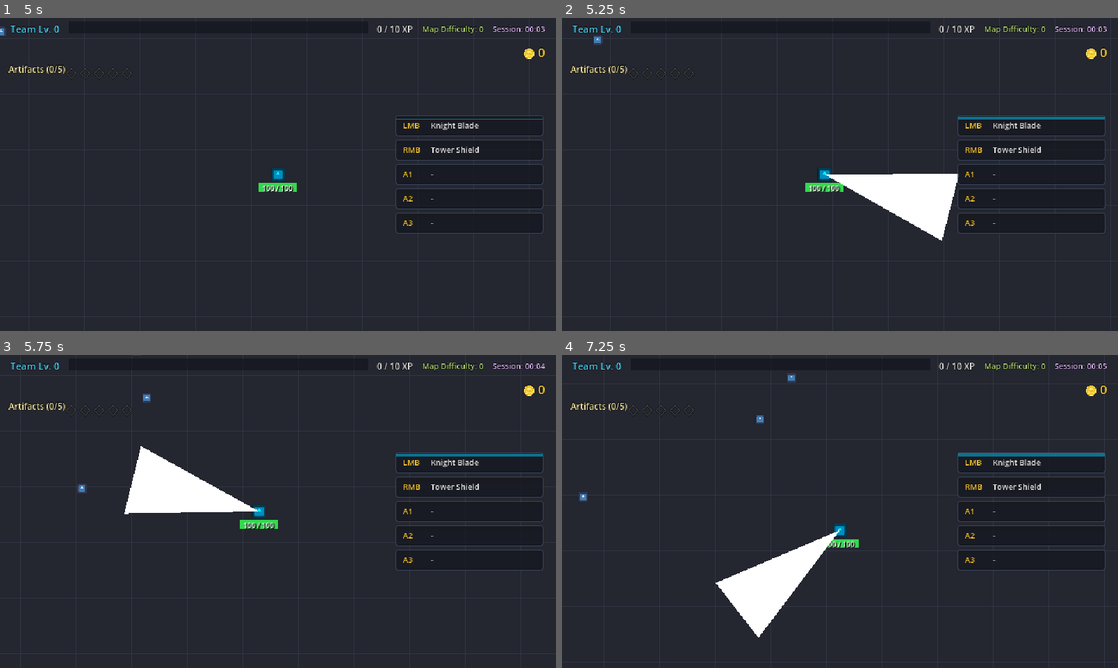
Above: before the commit, frames 1-4 (two rows, left to right).
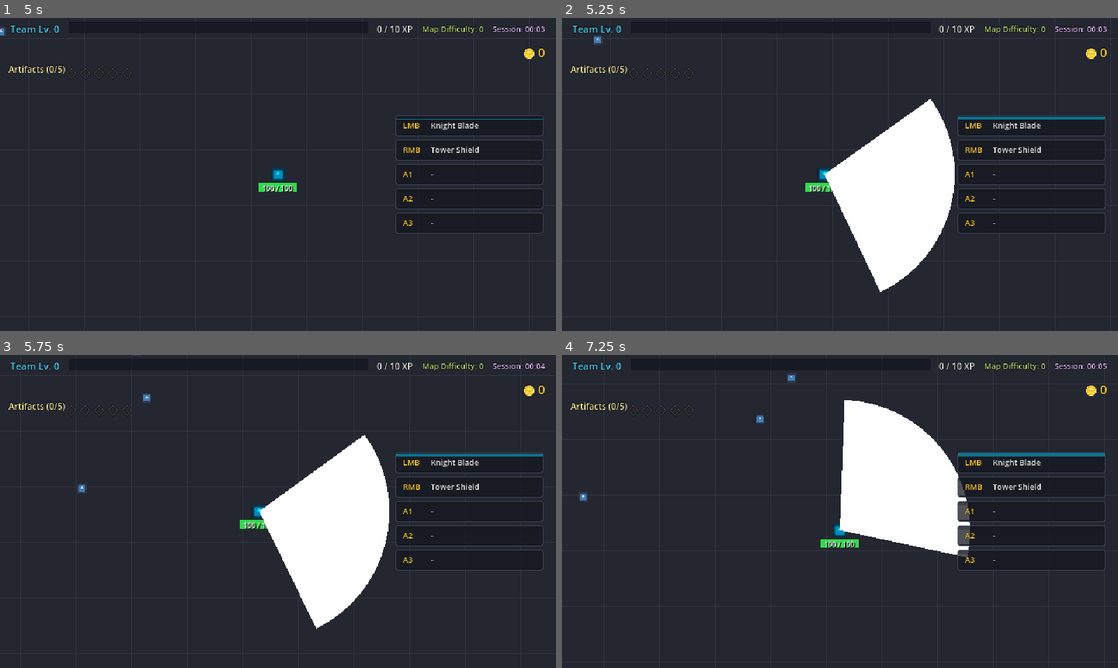
Above: after the commit, the same moments.

Repository: ZiMoar/BKubaj_Godot_Game
Game: Godot game, scene res://src/ui/main_menu.tscn
Same seed, same stepped clock (60 frames per second), same inputs: the game is played once before the commit and once after it. The engine's default icon, where the game draws it, is replaced by a stand-in: a white triangle on a blue panel in a dark square.
Inputs (mouse positions are in pixels of both pictures, inside the frame that each line leads up to):
- Up to frame 1 (5 s): click "PLAY" at 0.5 s; click "Knight Broad combo slashes th…" at 1.25 s; tap Enter (ui_accept) at 2, 2.27, 2.57 s; move the mouse to (400, 158) at 2.02 s; press the mouse at (400, 158) at 2.03 s; hold D (move_right) 2.03-2.75 s; release the mouse at (400, 158) at 2.75 s; drag from (166, 190) to (300, 174) at 2.77 s; move the mouse to (333, 105) at 3.52 s; press the mouse at (333, 105) at 3.53 s; hold D (move_right) 3.53-4.25 s; release the mouse at (333, 105) at 4.25 s; drag from (250, 237) to (111, 127) at 4.27 s
- Up to frame 2 (5.25 s): move the mouse to (1006, 221) at 5.02 s; press the mouse at (1006, 221) at 5.03 s; hold A (move_left) from 5.03 s (still down)
- Up to frame 3 (5.75 s): keep holding A (move_left); tap Enter (ui_accept) at 5.27, 5.57 s
- Up to frame 4 (7.25 s): release A (move_left) at 5.75 s; release the mouse at (1006, 558) at 5.75 s; drag from (673, 464) to (712, 398) at 5.77 s; move the mouse to (867, 511) at 6.52 s; press the mouse at (867, 511) at 6.53 s; hold S (move_down) from 6.53 s (still down)

Frame 1 is identical in both runs. In frame 2, 6.0% of the frame differs, in the area x 47-72%, y 25-88%; in frame 3, 11%, in the area x 22-70%, y 25-88%; in frame 4, 11%.

Commit message:
Knight: fix 2nd slash direction, wider arc slashes, buff damage; shield i-frames + buff
Sword (Knight Blade):
- Both combo slashes now swing FORWARD (2nd slash no longer goes backward)
- Slashes are now a wide 100-degree circular sector (arc) instead of a
  narrow triangle; still emanate from the player
- Buffed damage 20 -> 30

Shield (Tower Shield):
- Shares the player's invulnerability frames: takes no HP damage while
  the player is i-framed (still blocks the hit)
- Buffed shield HP (ratio 0.5 -> 0.75)
- Longer recharge after it breaks (2.5s -> 4.0s)

Diff:
--- a/src/entities/player/abilities/knight_shield.gd
+++ b/src/entities/player/abilities/knight_shield.gd
@@ -13,9 +13,9 @@
 @export var offset: float = 54.0
 @export var shield_width: float = 30.0
 @export var shield_height: float = 66.0
-@export var shield_hp_ratio: float = 0.5
+@export var shield_hp_ratio: float = 0.75
 @export var armor_ratio: float = 0.6
-@export var recharge_time: float = 2.5
+@export var recharge_time: float = 4.0
 @export var push_force: float = 320.0
 
 var shield_hp: float = 0.0
@@ -119,8 +119,13 @@
 
 ## Applies raw damage to the shield, mitigated by its armor. Breaks the shield
 ## (and starts the recharge) when HP reaches 0.
+## The shield shares the player's invulnerability frames: while the player is
+## invincible, the shield takes no HP damage (it still blocks the hit).
 func _damage_shield(raw: int) -> void:
 	if not active:
+		return
+	var p = get_player()
+	if p and p.get("is_invincible"):
 		return
 	var mitigated: float = float(maxi(0, raw)) * (100.0 / (100.0 + shield_armor))
 	shield_hp -= mitigated
--- a/src/entities/player/weapons/sword/sword_weapon.gd
+++ b/src/entities/player/weapons/sword/sword_weapon.gd
@@ -1,13 +1,14 @@
 extends Weapon
 
 ## Knight primary weapon: a broadsword with a 3-hit combo.
-## Hits 1 & 2 are WIDE slashes (the 2nd swings the opposite direction);
+## Hits 1 & 2 are WIDE 100-degree arc slashes that both swing forward;
 ## hit 3 is a STAB (the original thin triangle) dealing 1.5x damage.
-@export var damage: int = 20
+@export var damage: int = 30
 @export var knockback_force: float = 32.0
 @export var stab_damage_multiplier: float = 1.5
 @export var reach: float = 150.0
-@export var slash_widen: float = 40.0
+@export var slash_angle_deg: float = 100.0
+@export var slash_arc_segments: int = 16
 
 @onready var slash_area: Area2D = $SlashArea
 @onready var col_poly: CollisionPolygon2D = $SlashArea/CollisionPolygon2D
@@ -24,21 +25,20 @@
 	cooldown = 0.5
 	super._ready()
 
-	_apply_combo_shape(false, 1)
+	_apply_combo_shape(false)
 	slash_area.area_entered.connect(_on_slash_hit)
 	slash_area.body_entered.connect(_on_slash_hit)
 	slash_area.hide()
 	col_poly.disabled = true
 
 func fire() -> void:
-	# Advance the combo: 1 slash, 2 reverse-slash, 3 stab, then loop.
+	# Advance the combo: 1 slash, 2 slash, 3 stab, then loop.
 	combo_step += 1
 	if combo_step > 3:
 		combo_step = 1
 	var is_stab: bool = (combo_step == 3)
-	var reversed: bool = (combo_step == 2)
 
-	_apply_combo_shape(is_stab, 1 if reversed else 1, reversed)
+	_apply_combo_shape(is_stab)
 
 	hit_enemies_this_swing.clear()
 	current_attack_damage = get_attack_damage(damage)
@@ -62,10 +62,10 @@
 
 ## Builds the visible + collision geometry for the current attack.
 ## is_stab: thin thrust triangle (original behavior) — flat base at the player,
-##   tip reaching `reach` forward. Slashes are wide CONES whose TIP originates
-##   from the player, spreading out to the wide base `reach` away.
-## reversed: mirror the cone to swing backward (combo step 2).
-func _apply_combo_shape(is_stab: bool, _dir: int = 1, reversed: bool = false) -> void:
+##   tip reaching `reach` forward. Slashes are a WIDE circular SECTOR (arc) of
+##   `slash_angle_deg` (~100 degrees) centered on the forward direction, with
+##   its tip at the player — both combo slashes swing forward.
+func _apply_combo_shape(is_stab: bool) -> void:
 	var area_mult: float = get_area_multiplier()
 	var pts: PackedVector2Array
 	if is_stab:
@@ -76,13 +76,14 @@
 		])
 		draw_poly.color = Color(1.0, 0.95, 0.55, 1)  # brighter for the finishing stab
 	else:
-		var w: float = slash_widen * area_mult
-		var base: Vector2 = Vector2(reach * area_mult, 0) if not reversed else Vector2(-reach * area_mult, 0)
-		pts = PackedVector2Array([
-			Vector2.ZERO,                       # tip originates from the player
-			base + Vector2(0, -w),              # wide base top corner
-			base + Vector2(0, w),               # wide base bottom corner
-		])
+		# A 100-degree pie-slice sector pointing forward (+X), tip at the player.
+		var r: float = reach * area_mult
+		var span: float = deg_to_rad(slash_angle_deg)
+		var half: float = span * 0.5
+		pts = PackedVector2Array([Vector2.ZERO])
+		for i in range(slash_arc_segments + 1):
+			var a: float = -half + span * float(i) / float(slash_arc_segments)
+			pts.append(Vector2(r * cos(a), r * sin(a)))
 		draw_poly.color = Color.WHITE
 	col_poly.polygon = pts
 	draw_poly.polygon = pts
Not shown, changed: FEATURES.md
